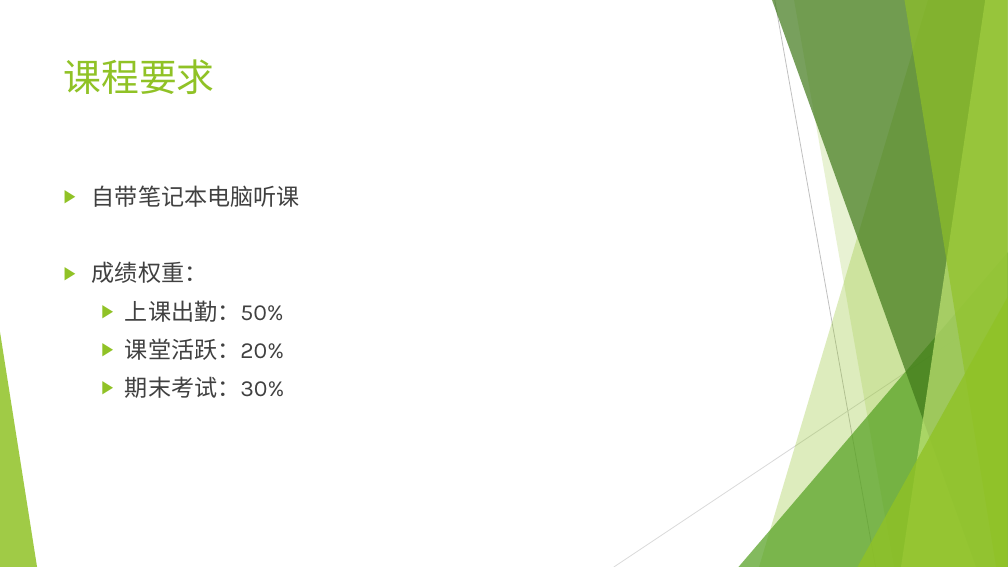
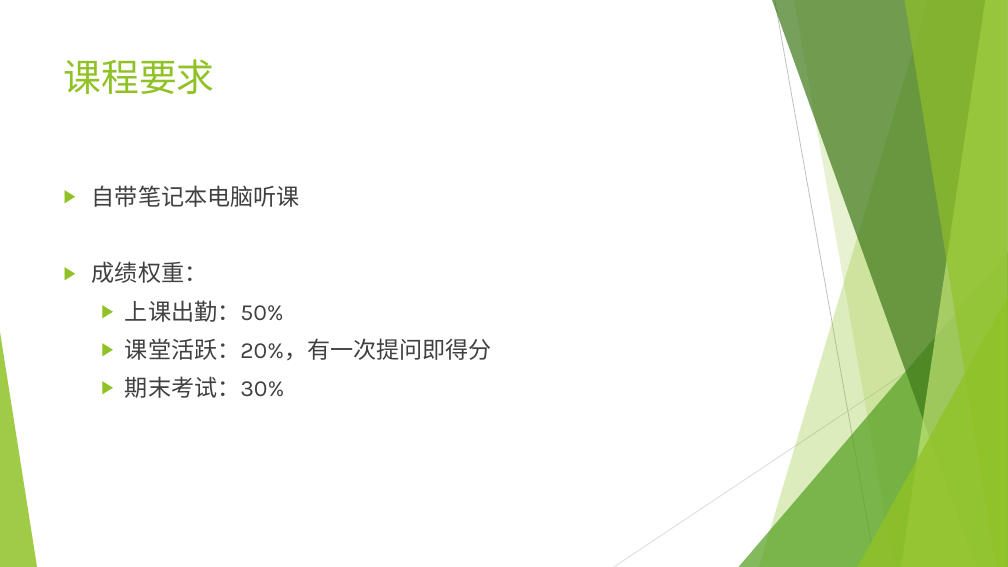
Before and after one commit to wangyi-fudan/BIOL130173, a slide deck: slide 3 of 0_why_and_how.pptx. Drawn at 1008x567 pixels with LibreOffice and Linux fonts; fonts in the diff are those of the drawing. Boxes give left, top, right and bottom in pixels: in the first picture for what was removed or moved away, otherwise in the second. Text is boxed around its words. In the diff, an @@ line names an element or a change of style, - is before the commit and + after.

```diff
--- a/0_why_and_how.pptx
+++ b/0_why_and_how.pptx
@@ text at (x1=125, y1=338, x2=492, y2=360): text changed @@
-  ▶ 课堂活跃：20%
+  ▶ 课堂活跃：20%，有一次提问即得分
```
Also in this commit, not shown: 4 slides added.
